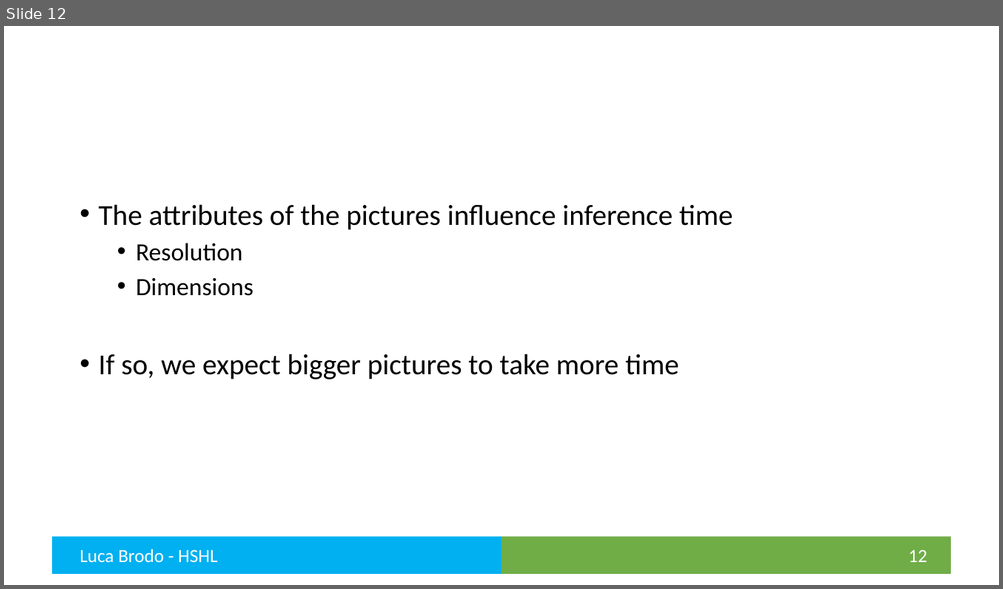
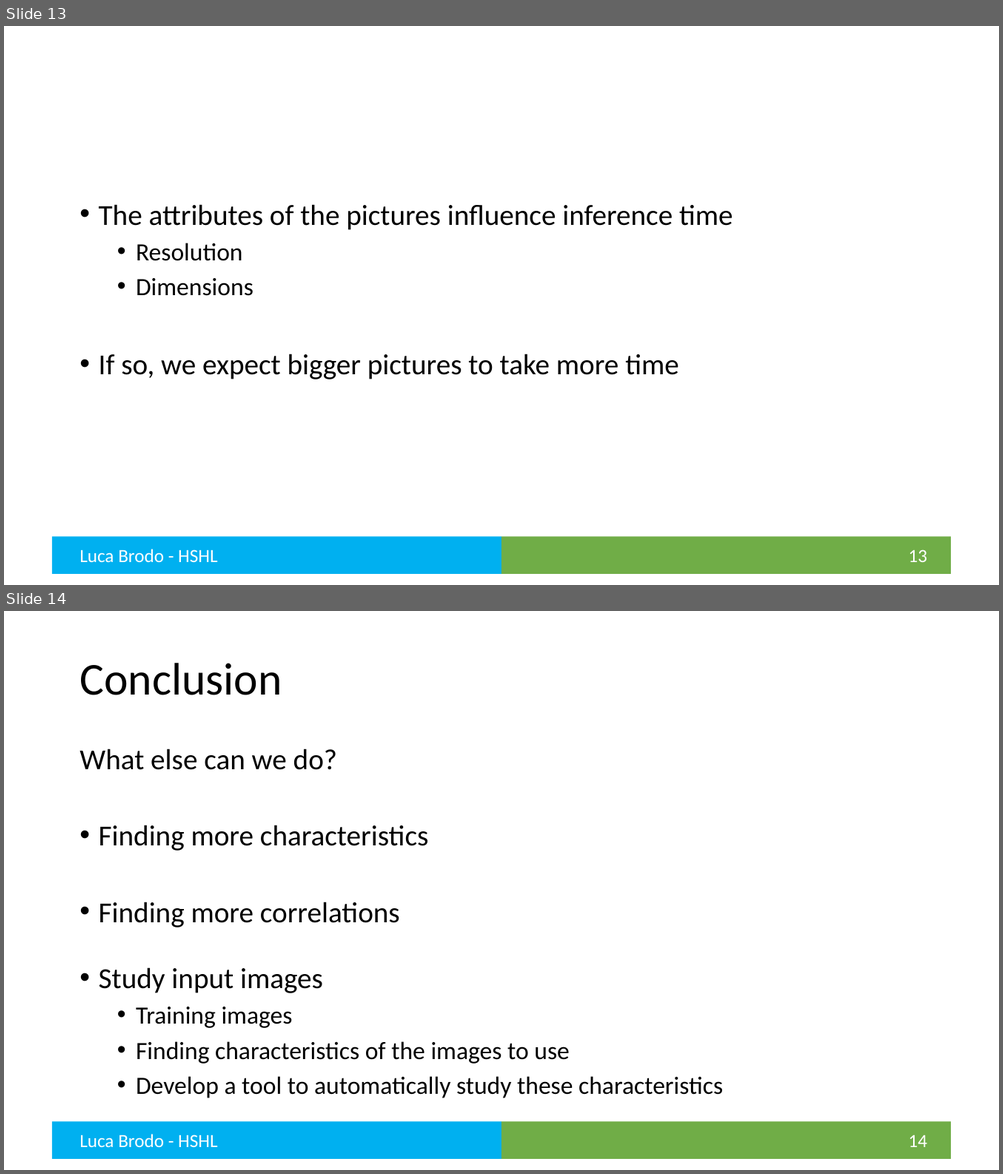
Before and after one commit to brodoluca/FinalThesisHSHL, a slide deck: Presentation/Final Presentation.pptx. Shown one above the other, each under a label of ours: slide 12 before the commit, slides 13 and 14 after it. The pictures are 1003x589 and 1003x1174 pixels, drawn with LibreOffice and Linux fonts; fonts in the diff are those of the drawing. Boxes give left, top, right and bottom in pixels: in the first picture for what was removed or moved away, otherwise in the second. Text is boxed around its words. In the diff, an @@ line names an element or a change of style, - is before the commit and + after.

```diff
--- a/Presentation/Final Presentation.pptx
+++ b/Presentation/Final Presentation.pptx
@@ slide 14 added at box(4, 611, 999, 1170), background #FFFFFF; not listed: 2 template elements that a slide beside it also shows @@
@@ title added at box(79, 663, 282, 695), 44 pt, text #000000 @@
+Conclusion
@@ text added at box(79, 749, 723, 1099), 24 pt, text #000000 @@
+What else can we do?
+• Finding more characteristics
+• Finding more correlations
+• Study input images
+  • Training images
+  • Finding characteristics of the images to use
+  • Develop a tool to automatically study these characteristics
@@ text added at box(79, 1134, 218, 1147), 18 pt, text #FFFFFF @@
+Luca Brodo - HSHL
@@ page number added at box(908, 1136, 928, 1147), 18 pt, text #FFFFFF @@
+14
@@ what was slide 12 is now slide 13 @@
@@ page number at box(908, 550, 928, 562): text changed @@
-12
+13
```
Also in this commit, not shown: 1 slide changed, 2 other slides added, 1 slide removed, 2 other files.
